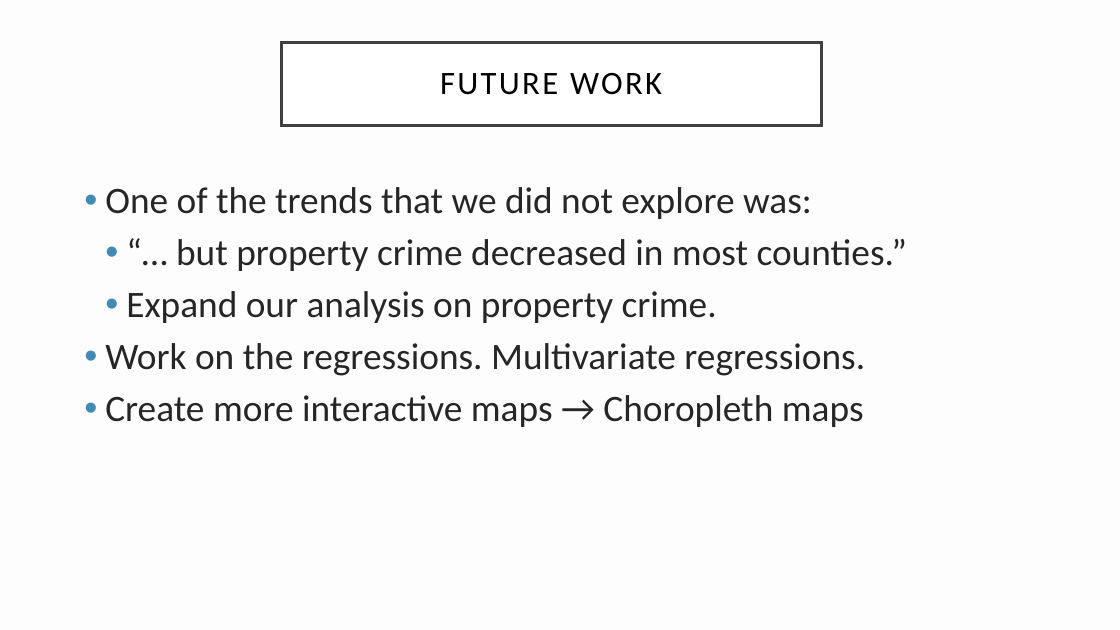
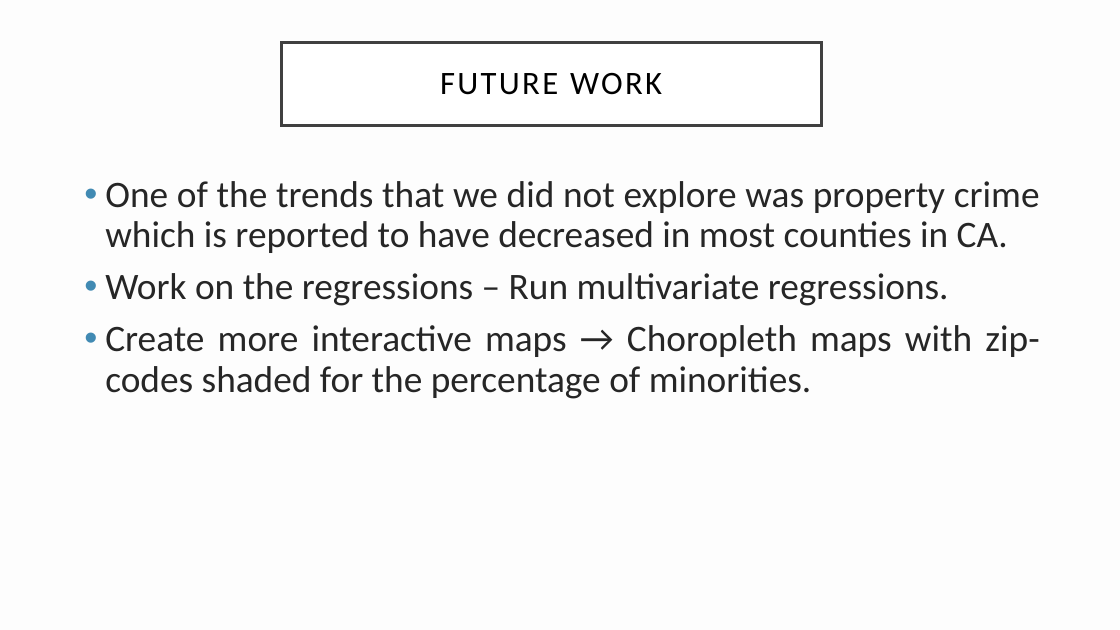
Before and after one commit to shrawantee/Project-Analysis-of-Violent-Crime-in-LA, a slide deck: slide 25 of Presentation/LACity Crime-Final Slides.pptx (slide 22 before the commit). Drawn at 1120x630 pixels with LibreOffice and Linux fonts; fonts in the diff are those of the drawing. Boxes give left, top, right and bottom in pixels: in the first picture for what was removed or moved away, otherwise in the second. Text is boxed around its words. In the diff, an @@ line names an element or a change of style, - is before the commit and + after.

```diff
--- a/Presentation/LACity Crime-Final Slides.pptx
+++ b/Presentation/LACity Crime-Final Slides.pptx
@@ text at box(105, 181, 1040, 399): text changed @@
-• One of the trends that we did not explore was:
-  • “… but property crime decreased in most counties.”
-  • Expand our analysis on property crime.
-• Work on the regressions. Multivariate regressions.
-• Create more interactive maps → Choropleth maps
+• One of the trends that we did not explore was property crime which is reported to have decreased in most counties in CA.
+• Work on the regressions – Run multivariate regressions.
+• Create more interactive maps → Choropleth maps with zip-codes shaded for the percentage of minorities.
```
Also in this commit, not shown: 6 other slides changed, 8 slides added, 5 slides removed, 1 other file.
